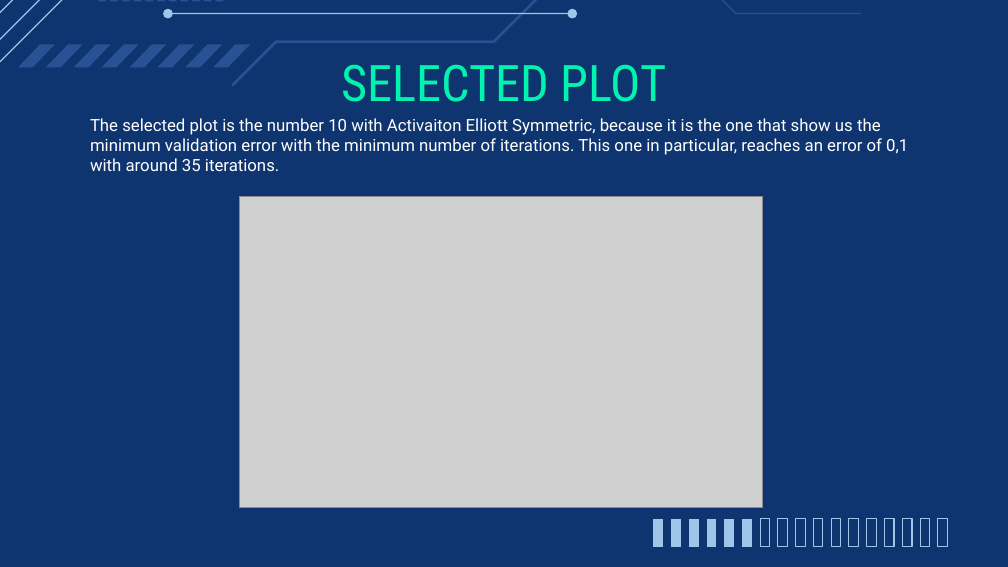
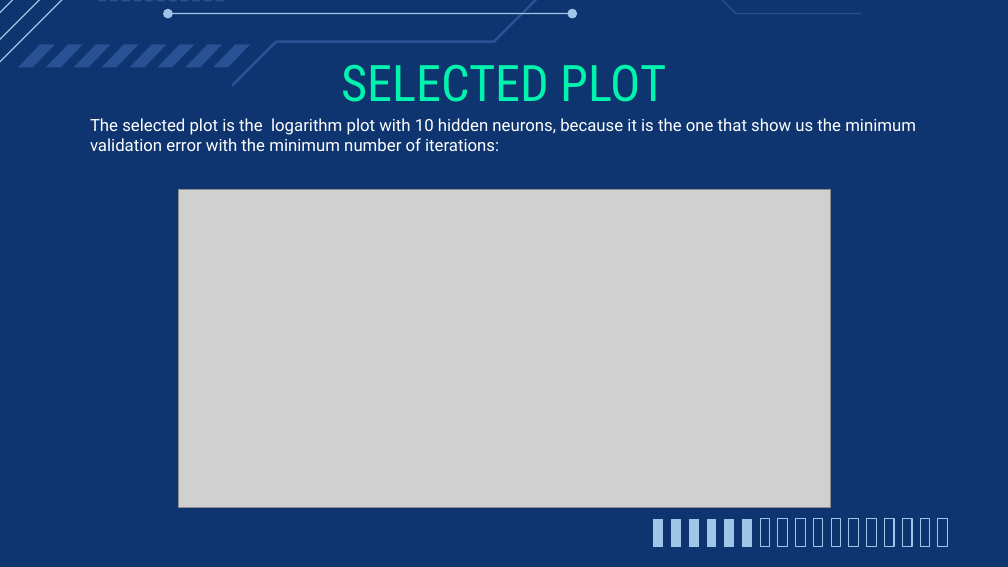
Before and after one commit to IntelligentSystemsUMAProject/LabProject01, a slide deck: slide 15 of Neural Networks.pptx (slide 12 before the commit). Drawn at 1008x567 pixels with LibreOffice and Linux fonts; fonts in the diff are those of the drawing; grey boxes stand for pictures. Boxes give left, top, right and bottom in pixels: in the first picture for what was removed or moved away, otherwise in the second. Text is boxed around its words. In the diff, an @@ line names an element or a change of style, - is before the commit and + after.

```diff
--- a/Neural Networks.pptx
+++ b/Neural Networks.pptx
@@ text at [90,118,916,151]: text changed @@
-The selected plot is the number 10 with Activaiton Elliott Symmetric, because it is the one that show us the minimum validation error with the minimum number of iterations. This one in particular, reaches an error of 0,1 with around 35 iterations.
+The selected plot is the logarithm plot with 10 hidden neurons, because it is the one that show us the minimum validation error with the minimum number of iterations:
@@ picture: place and size @@
-picture at [239,197,762,507]
+picture at [178,190,830,507]
```
Also in this commit, not shown: 5 other slides changed, 4 slides added, 1 slide removed.
